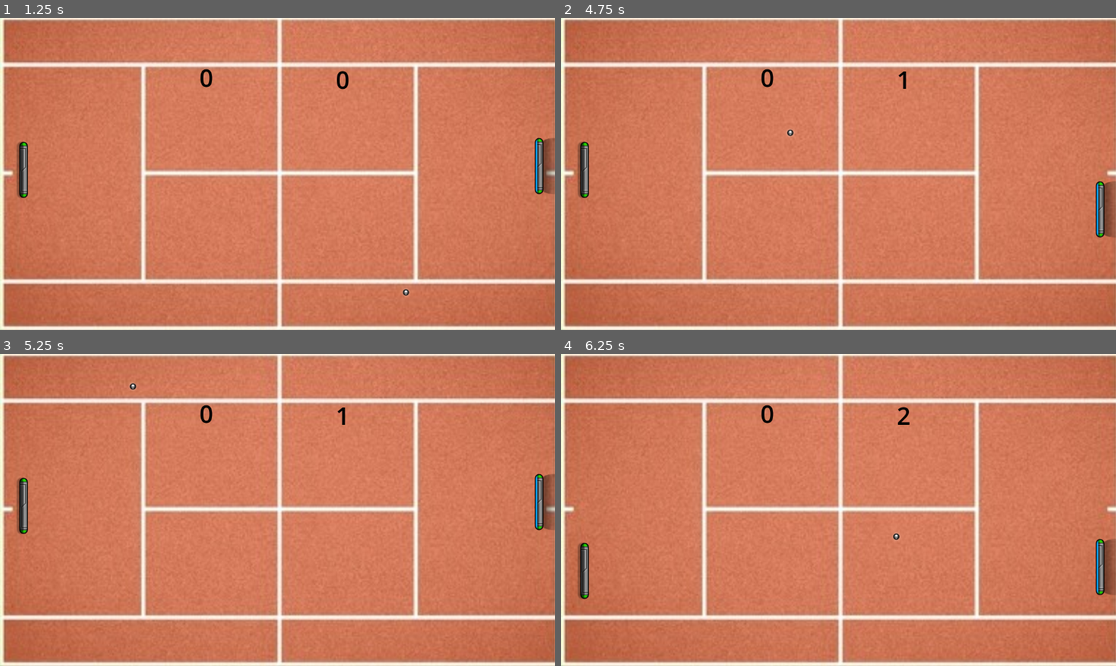
Above: before the commit, frames 1-4 (two rows, left to right).
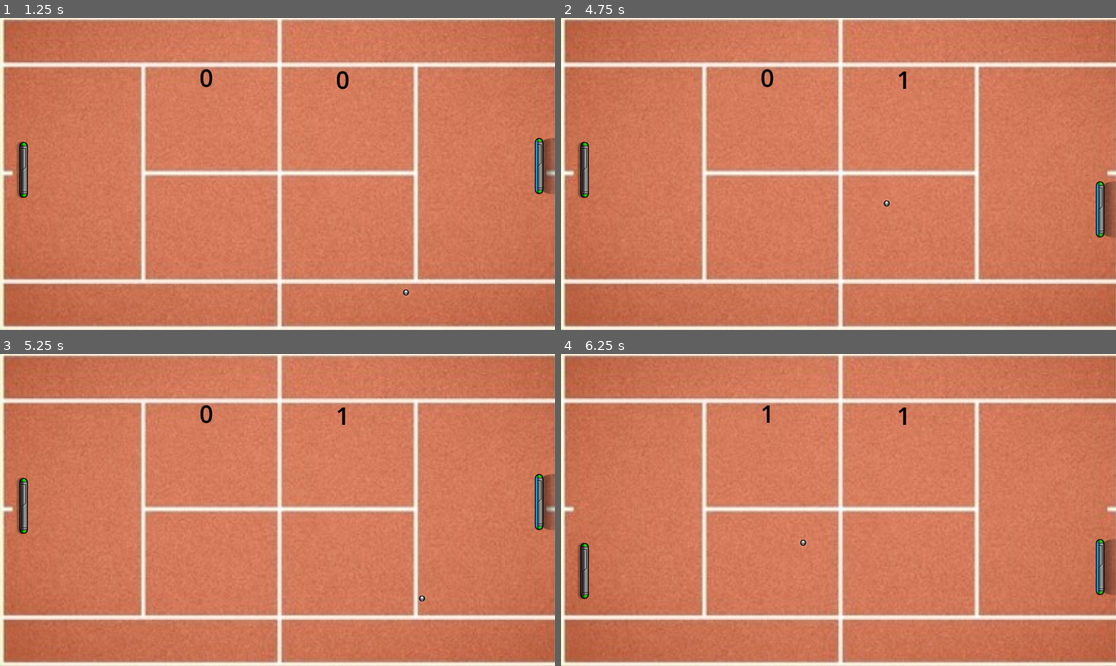
Above: after the commit, the same moments.

Repository: PhantomTrainer2/GameDevPuc
Game: Godot game, scene res://menu.tscn
Same seed, same stepped clock (60 frames per second), same inputs: the game is played once before the commit and once after it.
Inputs:
- Up to frame 1 (1.25 s): click "Start" at 0.5 s
- Up to frame 2 (4.75 s): tap Enter at 1.25 s; hold Right 1.28-2.03 s; hold Down (down_player2) 1.28-2.03 s; hold S (down_player1) 2.03-2.78 s; tap Up (up_player2) at 2.1 s; hold Right 2.78-3.53 s; tap B at 2.85 s; hold W (up_player1) 3.53-4.28 s; tap Down (down_player2) at 3.6 s; hold Left from 4.28 s (still down); hold Up (up_player2) from 4.28 s (still down)
- Up to frame 3 (5.25 s): keep holding Left; release Up (up_player2) at 5.03 s; tap B at 5.1 s
- Up to frame 4 (6.25 s): release Left at 5.78 s; hold S (down_player1) from 5.78 s (still down); hold Down (down_player2) from 5.78 s (still down)

Frame 1 is identical in both runs. In frame 2, less than 0.1% of the frame differs, in the area x 40-60%, y 35-61%; in frame 3, less than 0.1%; in frame 4, 0.2%, in the area x 36-63%, y 16-62%.

Commit message:
Secret pong

Diff:
--- a/game1/Ball_Controller.gd
+++ b/game1/Ball_Controller.gd
@@ -15,6 +15,17 @@
 	if (direction_Y == 0):
 		direction_Y = -0.6
 
+func resetball():
+	speed = 0
+	speed = 200.0
+	self.position.x = get_window().size.x /2
+	self.position.y = get_window().size.y /2
+	direction_Y = randf_range(-1, 1)
+	direction_X = randi_range(-1, 1)
+	if (direction_X == 0):
+		direction_X = 1
+	if (direction_Y == 0):
+		direction_Y = -0.6
 
 func _physics_process(delta: float) -> void:
 	randomize()
@@ -44,16 +55,16 @@
 
 	if (self.position.x >= 1200):
 		GameController.player1_score += 1
-		_ready()
+		resetball()
 	if (self.position.x <= 0):
 		GameController.player2_score += 1
-		_ready()
+		resetball()
 
 
-	# Colisão no topo/baixo da tela
+# Colisão no topo/baixo da tela
 	if (self.position.y <= 0):
-		self.position.y = 0
+		self.position.y = 1
 		direction_Y *= -1
 	if (self.position.y >= get_window().size.y):
-		self.position.y = get_window().size.y
+		self.position.y = get_window().size.y - 1
 		direction_Y *= -1
--- a/game1/menu.gd
+++ b/game1/menu.gd
@@ -1,19 +1,13 @@
 extends Control
 
-
-# --- Variáveis para o código secreto ---
-
-# A sequência de teclas que queremos detectar
 const SECRET_CODE = [KEY_UP, KEY_UP, KEY_DOWN, KEY_DOWN, KEY_LEFT, KEY_RIGHT, KEY_LEFT, KEY_RIGHT, KEY_B, KEY_A]
 
-# Variável para acompanhar o progresso
 var current_code_index = 0
 
-# Referência ao botão secreto (verifique se o caminho está correto!)
 @onready var secret_button = $VBoxContainer/Button3
 
+@onready var secret_sound = $secretActivation
 
-# --- Funções de botão existentes ---
 
 func _on_start_pressed() -> void:
 	get_tree().change_scene_to_file("res://node_2d.tscn")
@@ -26,23 +20,18 @@
 	get_tree().change_scene_to_file("res://secret_pong.tscn")
 
 func _input(event):
-	# Verifica se é um evento de tecla pressionada
 	if event is InputEventKey and event.pressed:
 
-		# Compara a tecla pressionada com a tecla esperada na sequência
 		if event.keycode == SECRET_CODE[current_code_index]:
-			# Se acertou, avança na sequência
 			current_code_index += 1
 		else:
-			# Se errou, reinicia
 			current_code_index = 0
 
-		# Verifica se a sequência foi completada
 		if current_code_index == SECRET_CODE.size():
 			print("Código secreto ativado!")
 
-			# Mostra o botão secreto
 			secret_button.visible = true
 
-			# Reinicia para evitar reativação
+			secret_sound.play()
+
 			current_code_index = 0
--- a/game1/menu.tscn
+++ b/game1/menu.tscn
@@ -1,8 +1,9 @@
-[gd_scene load_steps=9 format=3 uid="uid://dqn535vsiwduy"]
+[gd_scene load_steps=10 format=3 uid="uid://dqn535vsiwduy"]
 
 [ext_resource type="Texture2D" uid="uid://crfqo1cexjslj" path="res://wmremove-transformed.png" id="1_lti8b"]
 [ext_resource type="Script" uid="uid://dodgyffkdfcew" path="res://menu.gd" id="1_mae5d"]
 [ext_resource type="FontFile" uid="uid://dqmin8hus2g7y" path="res://AtariSmall.ttf" id="2_ouk20"]
+[ext_resource type="AudioStream" uid="uid://b413xx0ooqgyb" path="res://Secret activation.mp3" id="4_4hy44"]
 
 [sub_resource type="StyleBoxTexture" id="StyleBoxTexture_ouk20"]
 texture = ExtResource("1_lti8b")
@@ -149,6 +150,9 @@
 horizontal_alignment = 1
 vertical_alignment = 1
 
+[node name="secretActivation" type="AudioStreamPlayer2D" parent="."]
+stream = ExtResource("4_4hy44")
+
 [connection signal="pressed" from="VBoxContainer/Button" to="." method="_on_start_pressed"]
 [connection signal="pressed" from="VBoxContainer/Button2" to="." method="_on_settings_pressed"]
 [connection signal="pressed" from="VBoxContainer/Button3" to="." method="_on_secret_pressed"]
--- a/game1/secret_pong.tscn
+++ b/game1/secret_pong.tscn
@@ -1,14 +1,15 @@
-[gd_scene load_steps=14 format=3 uid="uid://0q2co7m1djq2"]
+[gd_scene load_steps=15 format=3 uid="uid://0q2co7m1djq2"]
 
 [ext_resource type="Texture2D" uid="uid://bmofpd6o27ia8" path="res://pitt.jpg" id="1_1bll3"]
 [ext_resource type="Script" uid="uid://d2agl770dbqr" path="res://Player1_Controller.gd" id="2_wph4a"]
-[ext_resource type="Texture2D" uid="uid://boscf73wda5e7" path="res://Player1.png" id="3_32ugf"]
+[ext_resource type="Texture2D" uid="uid://bxt6wygw0fe56" path="res://SecretPlayer1.png" id="3_1bll3"]
 [ext_resource type="Script" uid="uid://ifp52pvjx7bk" path="res://Player2_Controller.gd" id="4_70cv3"]
-[ext_resource type="Texture2D" uid="uid://bpbv0543xqch" path="res://Player2.png" id="5_66oan"]
+[ext_resource type="Texture2D" uid="uid://cltd40k78i7qo" path="res://SecretPlayer2.png" id="5_1bll3"]
 [ext_resource type="Script" uid="uid://bdkdwx6qgo375" path="res://Ball_Controller.gd" id="6_bb7sd"]
 [ext_resource type="Texture2D" uid="uid://bu8pd5433e22d" path="res://ball.png" id="7_kx05k"]
 [ext_resource type="Script" uid="uid://cn7mmw52r8lis" path="res://Player1Score.gd" id="8_k2xbp"]
 [ext_resource type="Script" uid="uid://c6hdik784u6nw" path="res://Player2Score.gd" id="9_42qwe"]
+[ext_resource type="AudioStream" uid="uid://cgi08uy48c2up" path="res://SecretMusic.mp3" id="10_wph4a"]
 
 [sub_resource type="RectangleShape2D" id="RectangleShape2D_te7yy"]
 size = Vector2(27, 119)
@@ -33,7 +34,7 @@
 script = ExtResource("2_wph4a")
 
 [node name="Sprite2D" type="Sprite2D" parent="Player1"]
-texture = ExtResource("3_32ugf")
+texture = ExtResource("3_1bll3")
 
 [node name="CollisionShape2D" type="CollisionShape2D" parent="Player1"]
 position = Vector2(-0.5, 0.5)
@@ -44,7 +45,7 @@
 script = ExtResource("4_70cv3")
 
 [node name="Sprite2D" type="Sprite2D" parent="Player2"]
-texture = ExtResource("5_66oan")
+texture = ExtResource("5_1bll3")
 
 [node name="CollisionShape2D" type="CollisionShape2D" parent="Player2"]
 position = Vector2(-0.5, 0.5)
@@ -80,3 +81,7 @@
 label_settings = SubResource("LabelSettings_wph4a")
 uppercase = true
 script = ExtResource("9_42qwe")
+
+[node name="SecretMusic" type="AudioStreamPlayer2D" parent="."]
+stream = ExtResource("10_wph4a")
+autoplay = true
Not shown, added: game1/Secret activation.mp3.import
Not shown, added: game1/SecretMusic.mp3.import
Binary file added: game1/SecretPlayer1.png
Not shown, added: game1/SecretPlayer1.png.import
Binary file added: game1/SecretPlayer2.png
Not shown, added: game1/SecretPlayer2.png.import
Not shown, added: game1/Secret activation.mp3
Not shown, added: game1/SecretMusic.mp3
